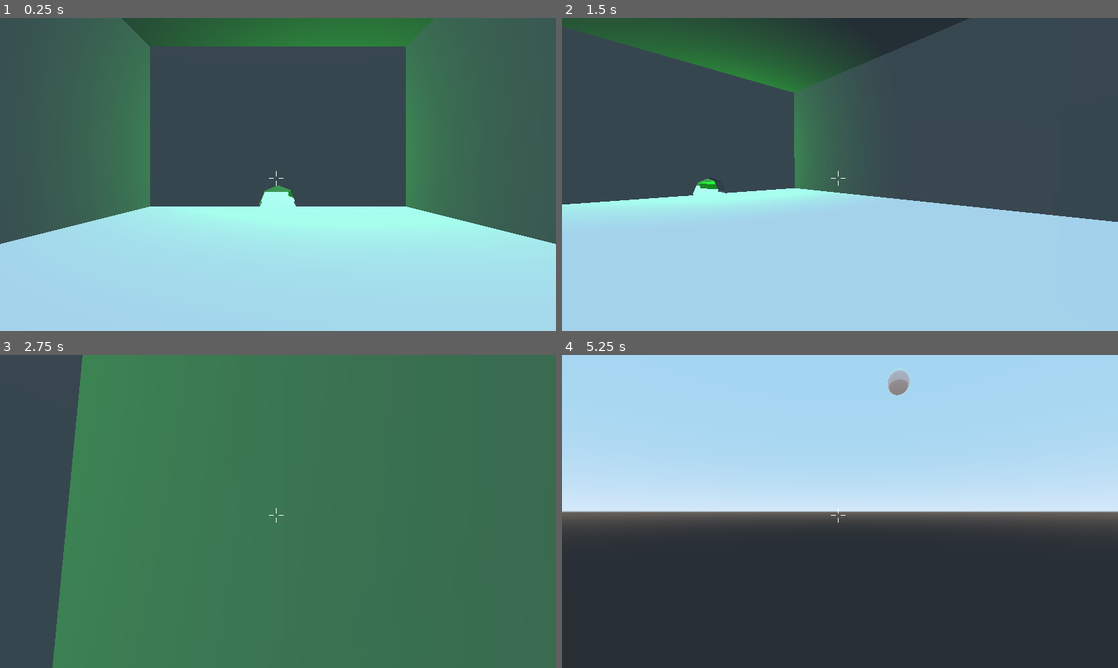
Above: before the commit, frames 1-4 (two rows, left to right).
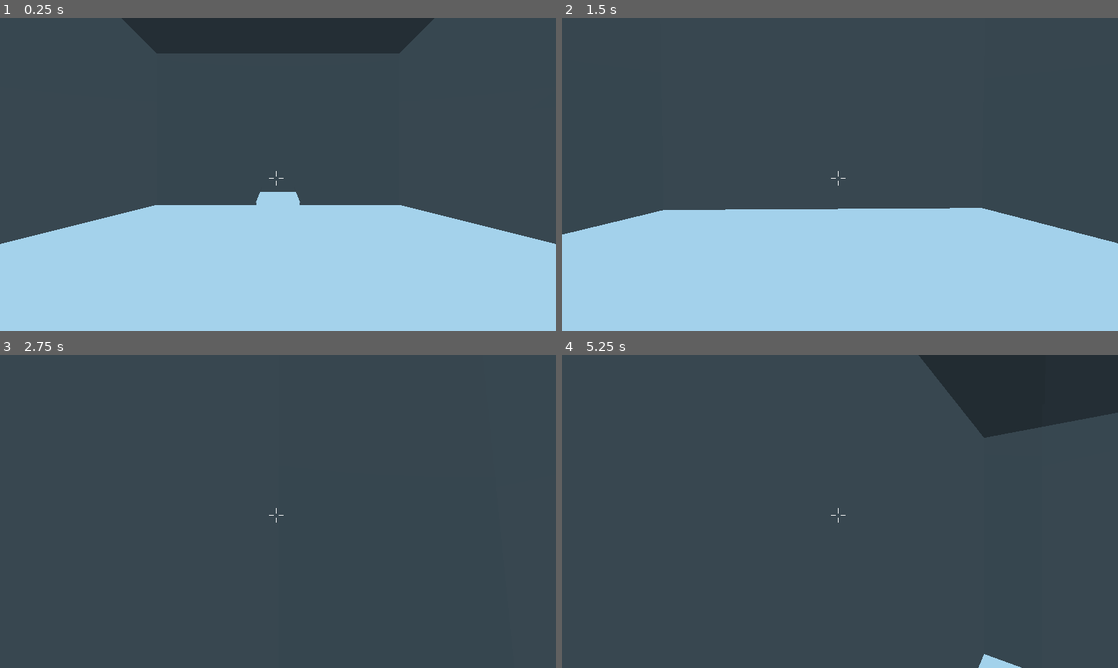
Above: after the commit, the same moments.

Repository: duckinator/nyoom
Game: Godot game, scene res://Main.tscn
Two runs of this game, one before a commit and one after it. Both use one fixed random seed, a clock stepped at 60 frames per second and the inputs below.
Inputs (mouse positions are in pixels of both pictures, inside the frame that each line leads up to):
- Up to frame 1 (0.25 s): no input
- Up to frame 2 (1.5 s): tap Enter at 0.5 s; move the mouse to (867, 174) at 0.52 s; hold W (movement_forward) from 0.53 s (still down); click (867, 174) at 0.6 s; tap Space (movement_jump) at 0.77 s; move the mouse to (812, 174) at 1.27 s; right-click (812, 174) at 1.35 s
- Up to frame 3 (2.75 s): keep holding W (movement_forward); tap Space (movement_jump) at 1.52 s; move the mouse to (289, 505) at 2.02 s; click (289, 505) at 2.1 s
- Up to frame 4 (5.25 s): keep holding W (movement_forward); move the mouse to (834, 517) at 2.77 s; right-click (834, 517) at 2.85 s; tap Space (movement_jump) at 3.02, 3.5, 3.77, 4.52 s; move the mouse to (878, 514) at 3.52 s; click (878, 514) at 3.6 s; move the mouse to (795, 508) at 4.27 s; right-click (795, 508) at 4.35 s; move the mouse to (845, 511) at 5.02 s; click (845, 511) at 5.1 s

The runs differ from the first frame. In frame 1, 31% of the frame differs, in the area x 13-98%, y 0-74%; in frame 2, 15%; in frame 3, 88%; in frame 4, 93%, in the area x 0-100%, y 0-100%.

Commit message:
Make more playable; fix warnings.

Diff:
--- a/src/Level1.tscn
+++ b/src/Level1.tscn
@@ -32,13 +32,13 @@
 transform = Transform( 1, 0, 0, 0, 1, 0, 0, 0, 1, 0, -7.5, 0 )
 width = 8.0
 height = 5.0
-depth = 1.0
+depth = 0.25
 material = ExtResource( 2 )
 
 [node name="CSGCylinder" type="CSGCylinder" parent="CSGCombiner"]
 transform = Transform( 1, 0, 0, 0, -4.37114e-08, -1, 0, 1, -4.37114e-08, 9.53674e-07, -9.93271, 0 )
 operation = 2
-radius = 0.6
+radius = 0.75
 height = 5.0
 smooth_faces = false
 material = ExtResource( 2 )
@@ -80,3 +80,4 @@
 
 [node name="ExitPad" parent="." instance=ExtResource( 3 )]
 transform = Transform( 1, 0, 0, 0, 1, 0, 0, 0, 1, 2, 0.125, -10.5 )
+visible = false
--- a/src/Main.gd
+++ b/src/Main.gd
@@ -6,7 +6,9 @@
 
 # Called when the node enters the scene tree for the first time.
 func _ready():
-	get_tree().change_scene("res://Level1.tscn")
+	var err = get_tree().change_scene("res://Level1.tscn")
+	if err != OK:
+		print("Error: ", err)
 
 # Called every frame. 'delta' is the elapsed time since the previous frame.
 #func _process(delta):
--- a/src/environment/exit_pad/ExitPad.gd
+++ b/src/environment/exit_pad/ExitPad.gd
@@ -5,7 +5,9 @@
 func _ready():
 	set_contact_monitor(true)
 	set_max_contacts_reported(5)
-	connect("body_entered", self, "_process_body_entered")
+	var err = connect("body_entered", self, "_process_body_entered")
+	if err != OK:
+		print("Error: ", err)
 
 func _process_body_entered(body):
 	if body == player:
